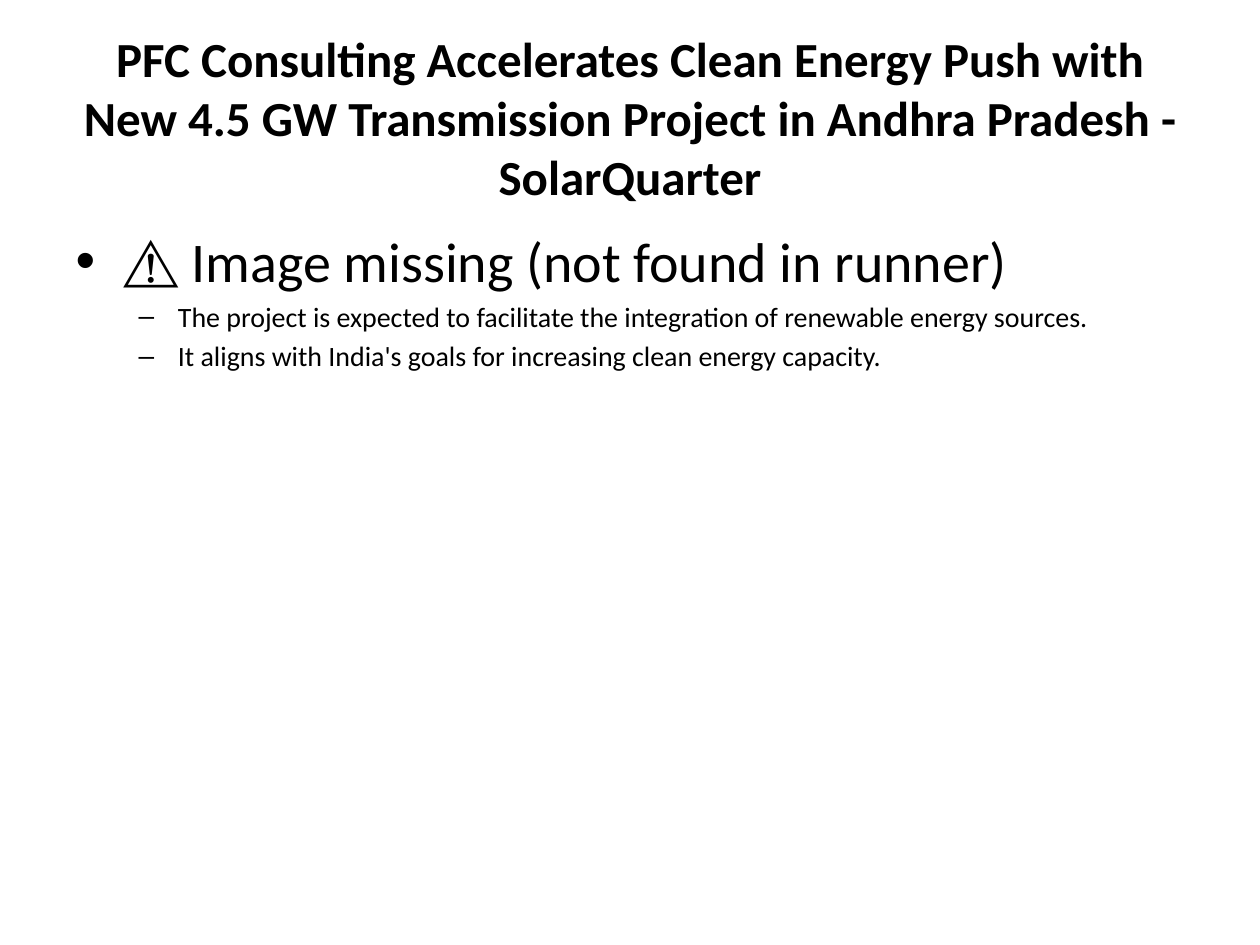
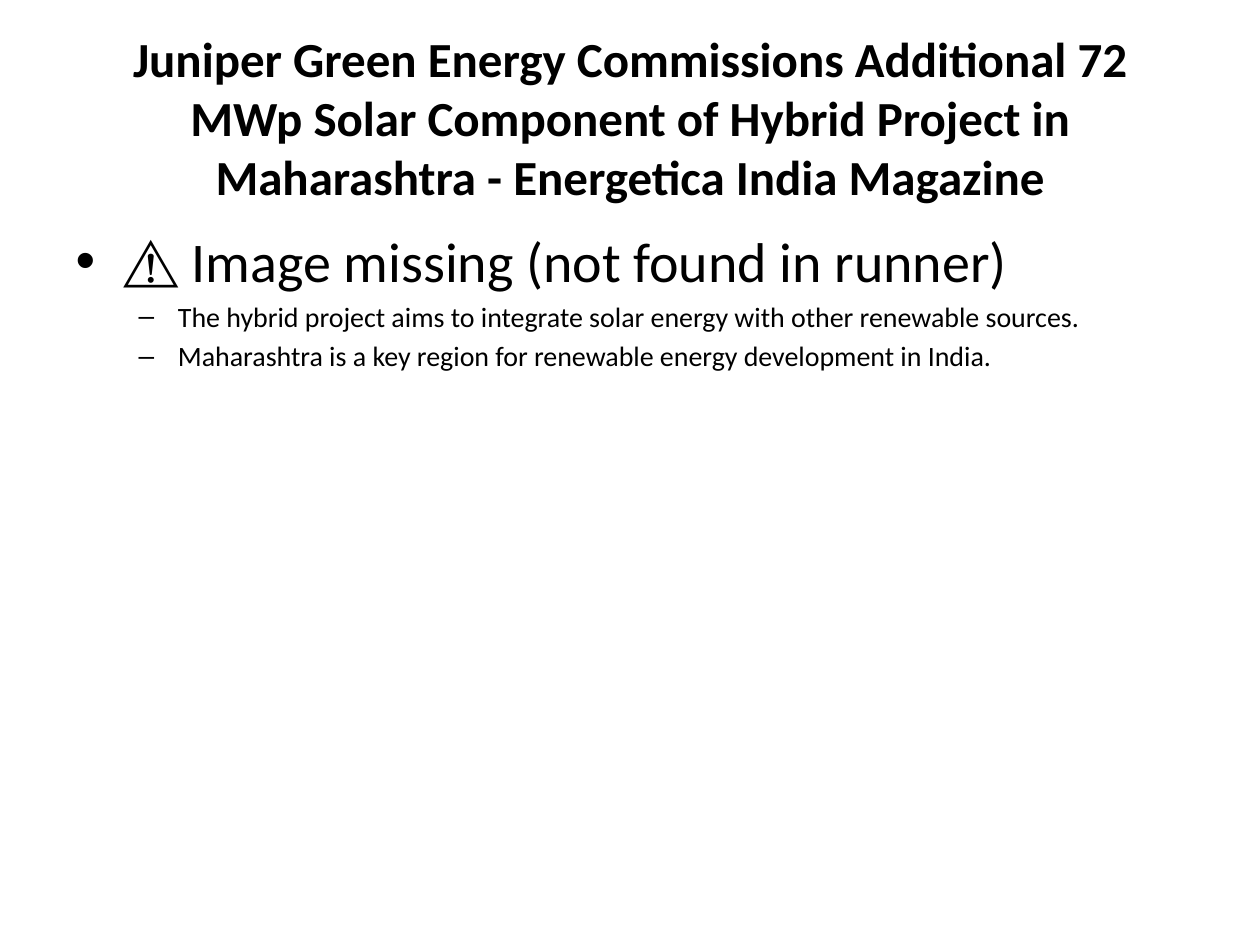
Before and after one commit to gauravsiemens1988/Linkedin-AI-Agent_Personal, a slide deck: slide 3 of drafts/linkedin_carousel.pptx. Drawn at 1260x945 pixels with LibreOffice and Linux fonts; fonts in the diff are those of the drawing. Boxes give left, top, right and bottom in pixels: in the first picture for what was removed or moved away, otherwise in the second. Text is boxed around its words. In the diff, an @@ line names an element or a change of style, - is before the commit and + after.

```diff
--- a/drafts/linkedin_carousel.pptx
+++ b/drafts/linkedin_carousel.pptx
@@ title at bbox=[133, 42, 1128, 204]: text changed @@
-PFC Consulting Accelerates Clean Energy Push with New 4.5 GW Transmission Project in Andhra Pradesh - SolarQuarter
+Juniper Green Energy Commissions Additional 72 MWp Solar Component of Hybrid Project in Maharashtra - Energetica India Magazine
@@ text at bbox=[178, 307, 1079, 371]: text changed @@
-  – The project is expected to facilitate the integration of renewable energy sources.
-  – It aligns with India's goals for increasing clean energy capacity.
+  – The hybrid project aims to integrate solar energy with other renewable sources.
+  – Maharashtra is a key region for renewable energy development in India.
```
Also in this commit, not shown: 5 other slides changed, 1 other file.
